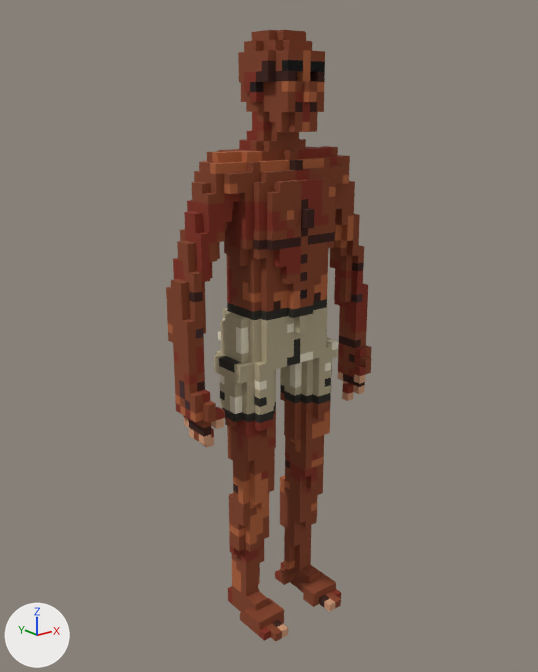
What one commit did to the glTF model docs/test-reports/chargen-sample.glb.
Before and after are seen from a camera (50 mm lens) standing at (-1.342, -1.635, 1.573) and looking at (-0.019, 0.018, 0.912). Every picture has the same lights, and +X, +Y and +Z are marked at lower left. The first picture is the older version. Vertices at exactly the same position are counted once.

Names of what the first picture shows: 'Body'.
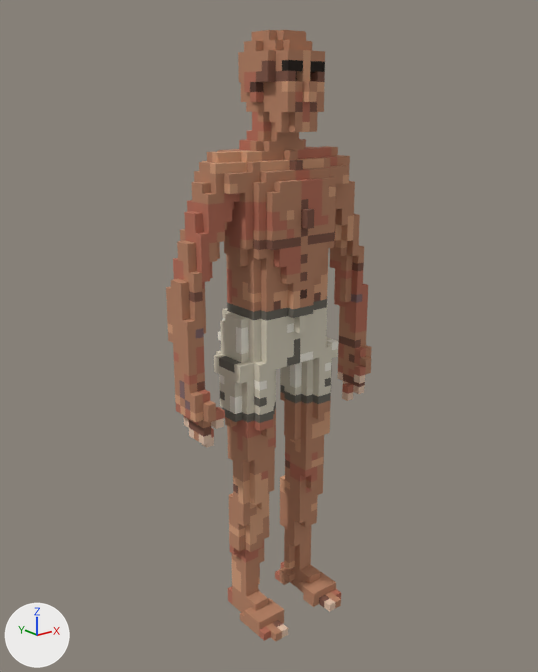
Location of each change, (x1, y1, x2, y2) in pixels of the pictures (538 x 672 px):
```json
{"part": 1, "of": "me_body", "change": "recoloured", "before": [166, 30, 372, 641], "after": [166, 30, 372, 641], "on screen": "lighter"}
{"part": 2, "of": "me_body", "change": "recoloured", "before": [173, 60, 368, 641], "after": [173, 60, 368, 641], "on screen": "lighter"}
{"part": 3, "of": "me_body", "change": "recoloured", "before": [184, 307, 365, 638], "after": [184, 307, 365, 638]}
{"part": 4, "of": "me_body", "change": "recoloured", "before": [168, 50, 354, 592], "after": [168, 50, 354, 592]}
```

Edits to the scene script, one JSON object a line:
```json
{"block": "me_body", "where": "me_body.from_pydata(...)  # 2695 vertices, 4358 faces; spans x -0.34..0.34, y -0.16..0.14, z 0.0..1.75"}
{"block": "me_body", "where": "# used by ob_body; location = (0.0, 0.0, 0.0)"}
{"block": "me_body", "change": "me_body part 1: 2018 faces centred in x -0.34..0.34, y -0.16..0.11, z 0.0..1.75 are repainted in the vertex colours; the middle colour goes from brown #b98466 to white #ffffff"}
{"block": "me_body", "change": "me_body part 2: 1208 faces centred in x -0.34..0.34, y -0.14..0.14, z 0.0..1.67 are repainted in the vertex colours; the middle colour goes from orange #b8705a to white #ffffff"}
{"block": "me_body", "change": "me_body part 3: 700 faces centred in x -0.31..0.31, y -0.16..0.14, z 0.0..1.0 are repainted in the vertex colours; the middle colour goes from pale yellow #d8d0bc to white #ffffff"}
{"block": "me_body", "change": "me_body part 4: 432 faces centred in x -0.34..0.34, y -0.14..0.11, z 0.08..1.7 are repainted in the vertex colours; the middle colour goes from beige #d6a07c to white #ffffff"}
```
